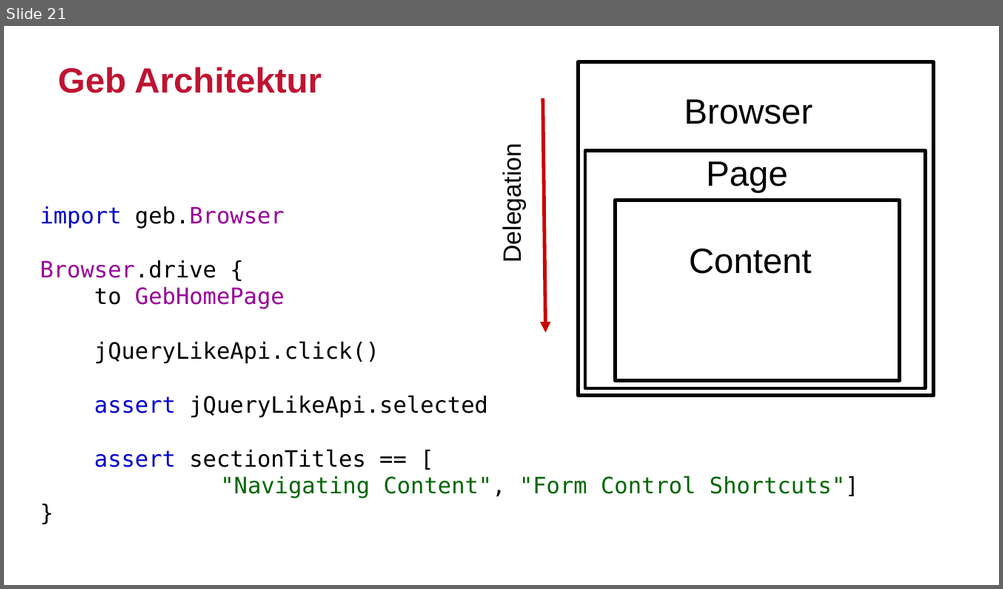
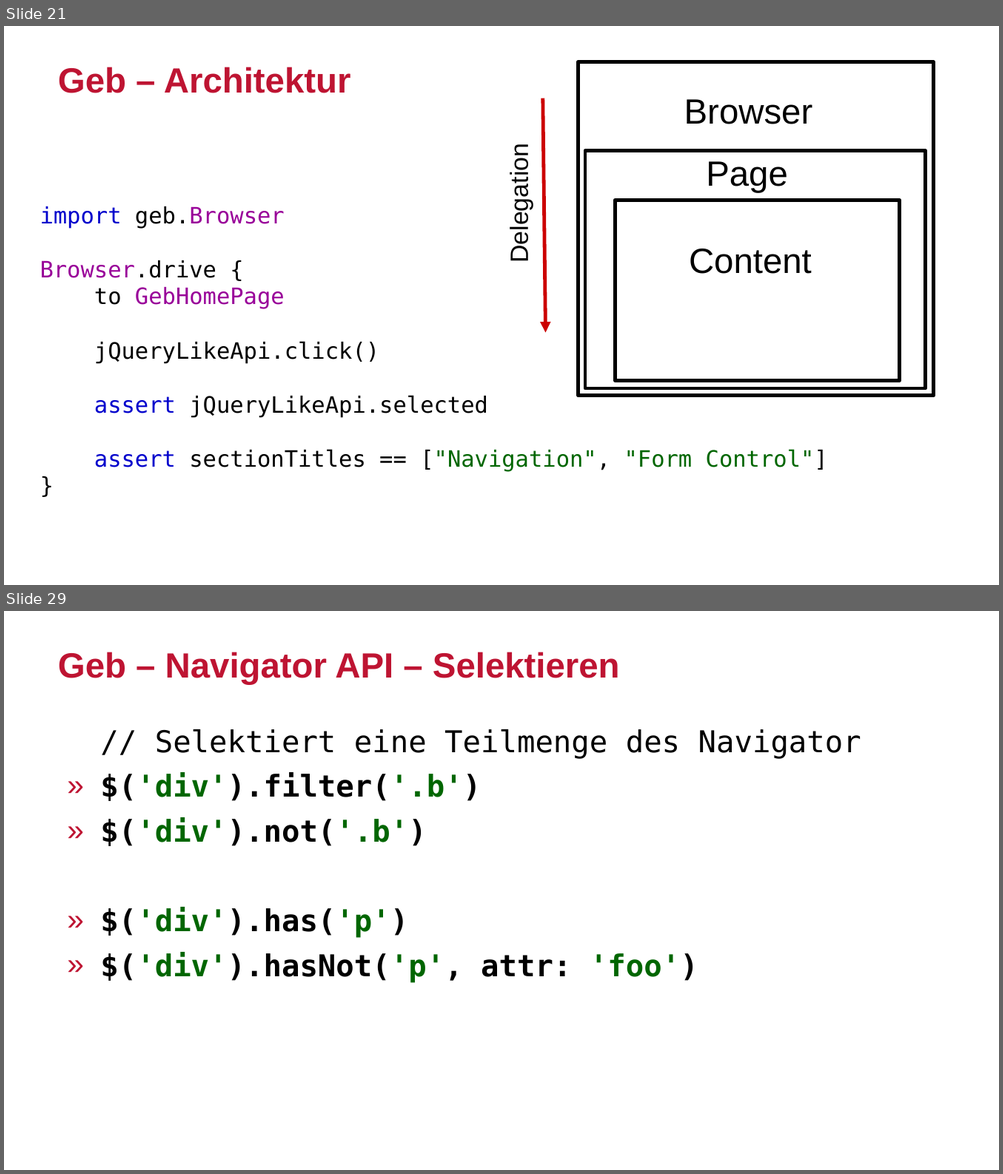
Before and after one commit to sclassen/sessions, a slide deck: javaland2017/ui-tests-with-geb/slides.odp. Shown one above the other, each under a label of ours: slide 21 before the commit, slides 21 and 29 after it; the slides between them are not shown. The pictures are 1003x589 and 1003x1174 pixels, drawn with LibreOffice and Linux fonts; fonts in the diff are those of the drawing; background and template pictures are left out. Boxes give left, top, right and bottom in pixels: in the first picture for what was removed or moved away, otherwise in the second. Text is boxed around its words. In the diff, an @@ line names an element or a change of style, - is before the commit and + after.

```diff
--- a/javaland2017/ui-tests-with-geb/slides.odp
+++ b/javaland2017/ui-tests-with-geb/slides.odp
@@ slide 29 added at <box>4,611,999,1170</box>, background #FFFFFF @@
@@ title added at <box>58,652,620,684</box>, 28 pt, text #BE1432, bold @@
+Geb – Navigator API – Selektieren
@@ text added at <box>100,729,861,983</box>, 24 pt, text #000000, bold @@
+// Selektiert eine Teilmenge des Navigator
+» $('div').filter('.b')
+» $('div').not('.b')
+» $('div').has('p')
+» $('div').hasNot('p', attr: 'foo')
@@ slide 21 changed as well @@
@@ title at <box>58,67,351,93</box>: text changed @@
-Geb Architektur
+Geb – Architektur
@@ text "Delegation": place and size @@
-text "Delegation" at <box>498,158,526,260</box>
+text "Delegation" at <box>505,158,533,260</box>
@@ text at <box>94,449,828,471</box>: text changed @@
-assert sectionTitles == [
-"Navigating Content", "Form Control Shortcuts"]
+assert sectionTitles == ["Navigation", "Form Control"]
```
Also in this commit, not shown: 10 other slides changed, 14 other slides added.
